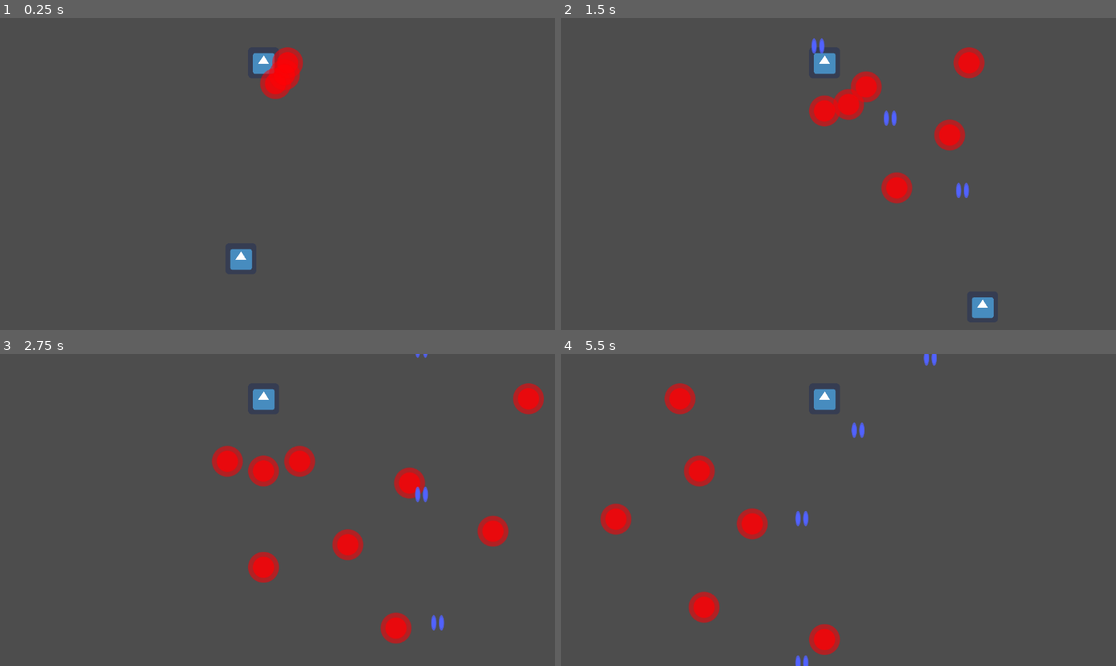
Above: before the commit, frames 1-4 (two rows, left to right).
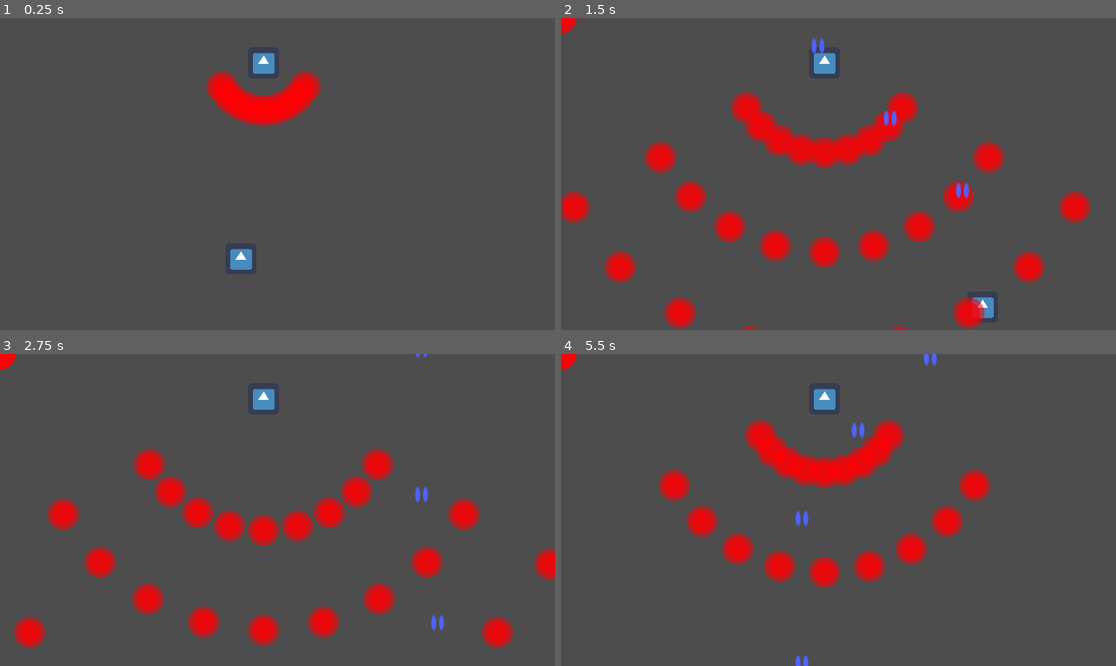
Above: after the commit, the same moments.

Repository: pham-t-alex/Timestop-Bullet-Hell
Game: Godot game, scene res://Scenes/level.tscn
Two runs of this game, one before a commit and one after it. Both use one fixed random seed, a clock stepped at 60 frames per second and the inputs below. The engine's default icon, where the game draws it, is replaced by a stand-in: a white triangle on a blue panel in a dark square.
Inputs:
- Up to frame 1 (0.25 s): no input
- Up to frame 2 (1.5 s): hold D (Right) 0.53-1.28 s; hold S (Down) from 1.28 s (still down)
- Up to frame 3 (2.75 s): release S (Down) at 2.03 s; hold D (Right) from 2.03 s (still down)
- Up to frame 4 (5.5 s): release D (Right) at 2.78 s; hold W (Up) 2.78-3.53 s; hold A (Left) 3.53-5.03 s; hold S (Down) from 5.03 s (still down)

The runs differ from the first frame. In frame 1, 2.9% of the frame differs, in the area x 37-58%, y 9-35%; in frame 2, 13%; in frame 3, 13%, in the area x 0-100%, y 0-95%; in frame 4, 9.8%.
Error after the commit: Invalid access to property or key 'delay_after_fire' on a base object of type 'Nil'. (res://Scenes/boss.gd:55)

Commit message:
angle salvo compilation fixed

Diff:
--- a/SalvoDataResources/4.tres
+++ b/SalvoDataResources/4.tres
@@ -15,16 +15,16 @@
 script = ExtResource("1_cfj0h")
 delay_after_shot = 0.0
 shot = SubResource("Resource_jysnv")
-start_angle = -30.0
-end_angle = 31.0
-step = 30.0
-final_delay = 0.0
+start_angle = -5.0
+end_angle = 6.0
+step = 5.0
+final_delay = 0.2
 
 [resource]
 script = ExtResource("1_cfj0h")
 delay_after_shot = 0.0
 shot = SubResource("Resource_gsjyi")
-start_angle = -60.0
-end_angle = 61.0
-step = 30.0
-final_delay = 2.0
+start_angle = -80.0
+end_angle = 80.0
+step = 40.0
+final_delay = 0.2
--- /dev/null
+++ b/SalvoDataResources/5.tres
@@ -0,0 +1,36 @@
+[gd_resource type="Resource" script_class="RepeatingSalvo" load_steps=7 format=3 uid="uid://cmb8x2qc35sun"]
+
+[ext_resource type="Script" path="res://Scenes/angle_salvo.gd" id="1_h8ppk"]
+[ext_resource type="Script" path="res://Scenes/bullet_data.gd" id="2_12wm8"]
+[ext_resource type="Script" path="res://Scenes/repeating_salvo.gd" id="2_jtmwr"]
+
+[sub_resource type="Resource" id="Resource_3lqhb"]
+script = ExtResource("2_12wm8")
+relative_pos = Vector2(0, 0)
+angle = 0.0
+velocity = 400.0
+relative_accel = Vector2(0, 0)
+absolute_accel = Vector2(0, 0)
+
+[sub_resource type="Resource" id="Resource_wu46g"]
+script = ExtResource("1_h8ppk")
+delay_after_shot = 0.0
+shot = SubResource("Resource_3lqhb")
+start_angle = -60.0
+end_angle = 60.0
+step = 15.0
+final_delay = 0.5
+
+[sub_resource type="Resource" id="Resource_yfg1k"]
+script = ExtResource("1_h8ppk")
+delay_after_shot = 0.0
+start_angle = -52.5
+end_angle = 52.5
+step = 15.0
+final_delay = 0.5
+
+[resource]
+script = ExtResource("2_jtmwr")
+iterations = 5
+salvos = Array[Resource]([SubResource("Resource_wu46g"), SubResource("Resource_yfg1k")])
+final_delay = 2.0
--- a/Scenes/boss.gd
+++ b/Scenes/boss.gd
@@ -17,8 +17,9 @@
 		else:
 			var bullet_data := data as BulletData
 			generate_bullet.emit(position, rotation + salvo.angle_offset, bullet_data)
-	$SalvoDelay.start(salvo.delay_after_fire)
-	await $SalvoDelay.timeout
+	if (salvo.delay_after_fire > 0):
+		$SalvoDelay.start(salvo.delay_after_fire)
+		await $SalvoDelay.timeout
 	if topLevel:
 		completed_action.emit()
 
@@ -51,6 +52,7 @@
 		else:
 			while (angle <= a.end_angle):
 				var salvo = compile_recurse(shot)
+				salvo.delay_after_fire += a.delay_after_shot
 				salvo.angle_offset += angle
 				s.shots.append(salvo)
 				angle += a.step
@@ -58,7 +60,7 @@
 	elif (r is RepeatingSalvo):
 		var repeat = r as RepeatingSalvo
 		var s = SalvoData.new()
-		s.delay_after_fire = repeat.delay_after_iterations
+		s.delay_after_fire = repeat.final_delay
 		var salvos = []
 		for salvo in repeat.salvos:
 			salvos.append(compile_recurse(salvo))
--- a/Scenes/level.tscn
+++ b/Scenes/level.tscn
@@ -3,7 +3,7 @@
 [ext_resource type="Script" path="res://Scenes/level.gd" id="1_24win"]
 [ext_resource type="PackedScene" uid="uid://m2nflm42k56a" path="res://Scenes/player.tscn" id="1_mqnn7"]
 [ext_resource type="PackedScene" uid="uid://bxdumyp2eshrx" path="res://Scenes/boss.tscn" id="2_owpyi"]
-[ext_resource type="Resource" uid="uid://dk3cn57lrmdi2" path="res://SalvoDataResources/4.tres" id="6_6ub2o"]
+[ext_resource type="Resource" uid="uid://cmb8x2qc35sun" path="res://SalvoDataResources/5.tres" id="4_uktx0"]
 
 [node name="Level" type="Node2D"]
 script = ExtResource("1_24win")
@@ -13,7 +13,7 @@
 
 [node name="Boss" parent="." instance=ExtResource("2_owpyi")]
 position = Vector2(547, 93)
-action_set = Array[Resource]([ExtResource("6_6ub2o")])
+action_set = Array[Resource]([ExtResource("4_uktx0")])
 
 [node name="BossBullets" type="Node2D" parent="."]
 
--- a/Scenes/repeating_salvo.gd
+++ b/Scenes/repeating_salvo.gd
@@ -2,10 +2,10 @@
 extends Resource
 
 @export var iterations: int
-@export var salvos: Array[SalvoData]
-@export var delay_after_iterations: float
+@export var salvos: Array[Resource]
+@export var final_delay: float
 
 func _init():
 	iterations = 0
 	salvos = []
-	delay_after_iterations = 0
+	final_delay = 0
